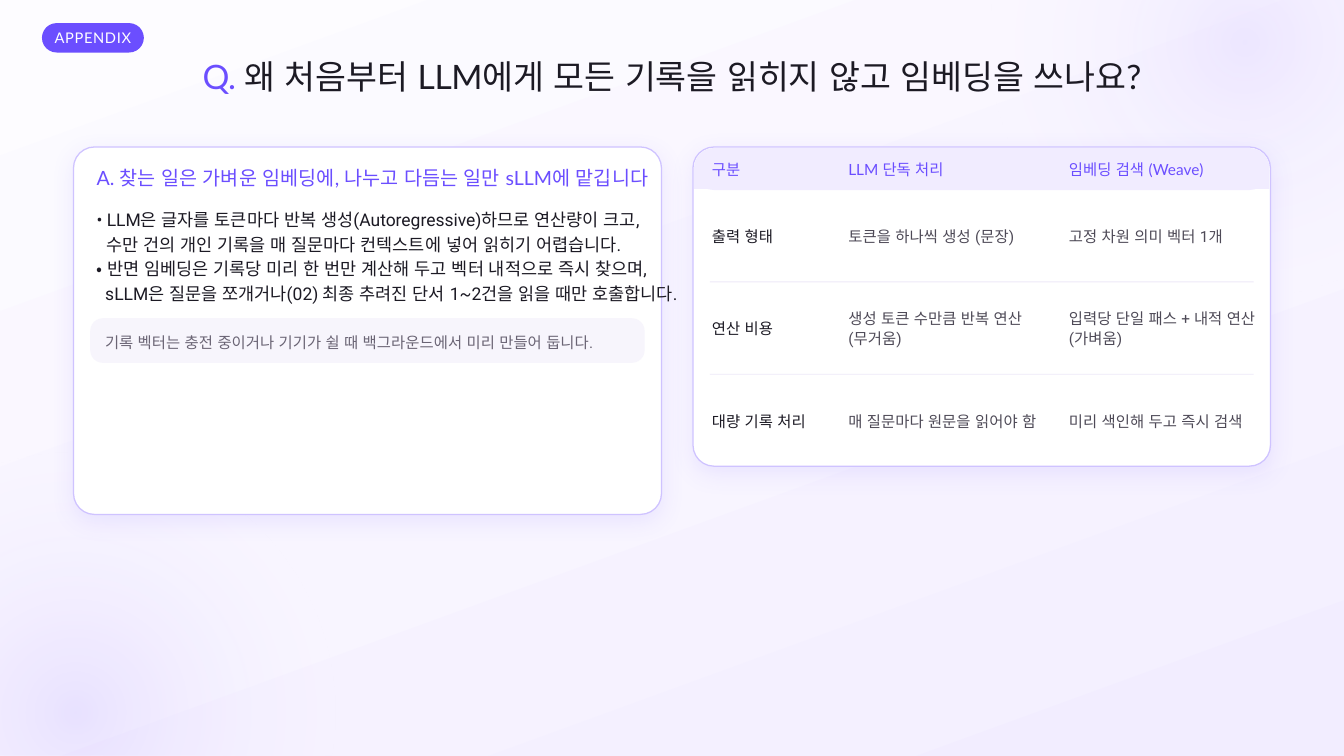
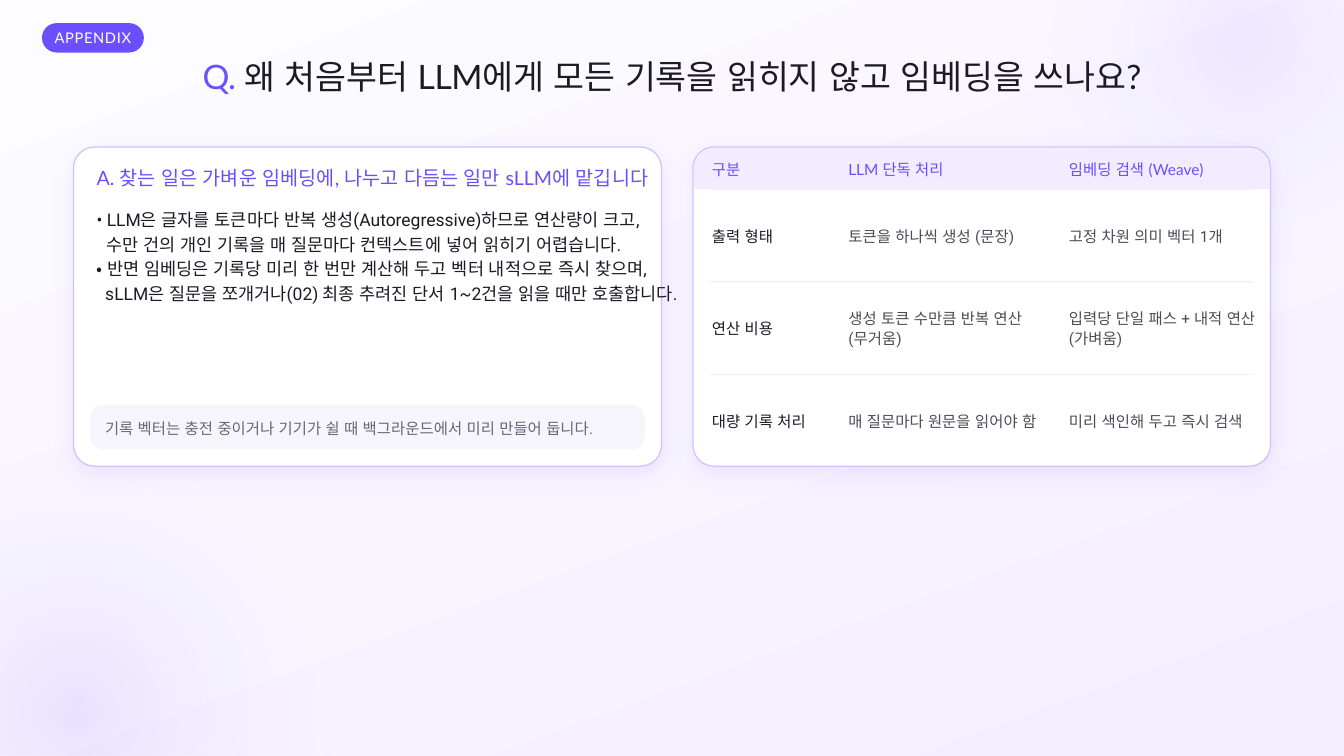
Before and after one commit to SB-Jo/t3, a slide deck: slide 27 of weave/결선준비/09_HowItWorks/HowItWorks_Argon.pptx. Drawn at 1344x756 pixels with LibreOffice and Linux fonts; fonts in the diff are those of the drawing. Boxes give left, top, right and bottom in pixels: in the first picture for what was removed or moved away, otherwise in the second. Text is boxed around its words. In the diff, an @@ line names an element or a change of style, - is before the commit and + after.

```diff
--- a/weave/결선준비/09_HowItWorks/HowItWorks_Argon.pptx
+++ b/weave/결선준비/09_HowItWorks/HowItWorks_Argon.pptx
@@ rounded rectangle: place and size @@
-rounded rectangle at <box>74,147,661,515</box>
+rounded rectangle at <box>74,147,661,467</box>
@@ rounded rectangle at <box>74,147,661,467</box>: proportions changed @@
@@ rounded rectangle: place and size @@
-rounded rectangle at <box>91,319,645,363</box>
+rounded rectangle at <box>91,405,645,450</box>
@@ text "기록 벡터는 충전 중이거나 기기가 ...": place and size @@
-text "기록 벡터는 충전 중이거나 기기가 ..." at <box>105,335,593,349</box>
+text "기록 벡터는 충전 중이거나 기기가 ..." at <box>105,421,593,435</box>
```
Also in this commit, not shown: 10 other slides changed, 15 other files.
